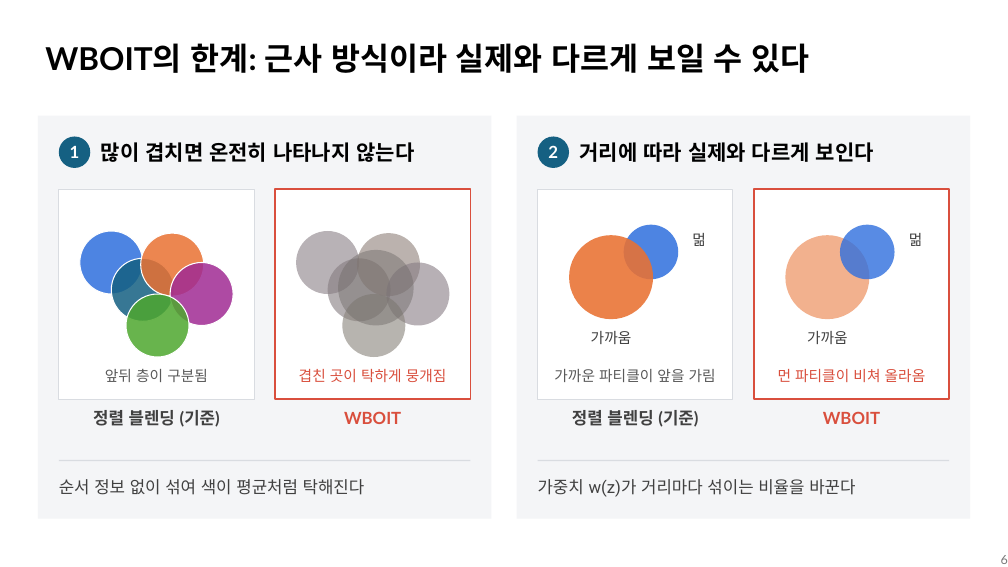
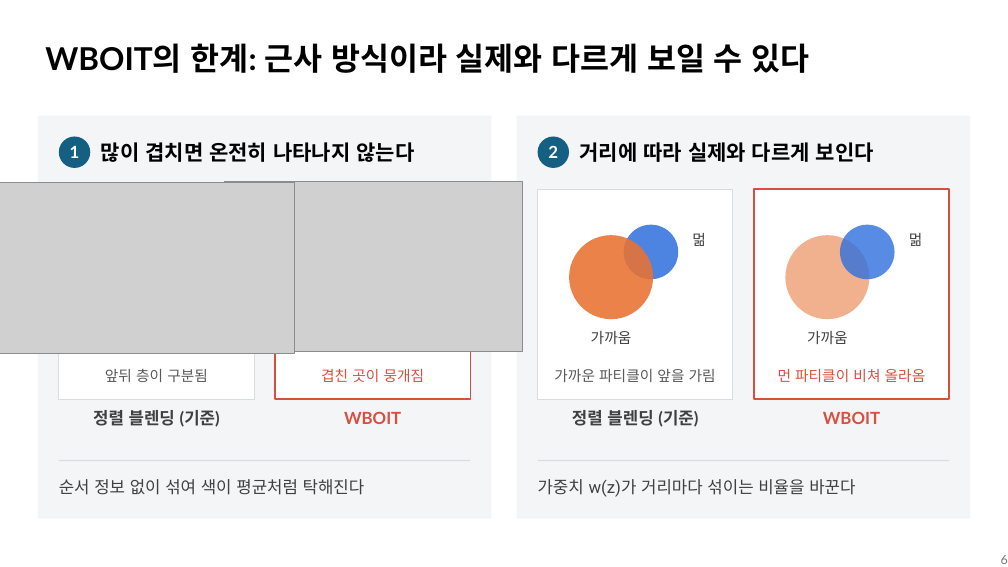
Before and after one commit to nyongnyon/Presentation-contents, a slide deck: slide 6 of 3주차 발표.pptx. Drawn at 1008x567 pixels with LibreOffice and Linux fonts; fonts in the diff are those of the drawing; grey boxes stand for pictures. Boxes give left, top, right and bottom in pixels: in the first picture for what was removed or moved away, otherwise in the second. Text is boxed around its words. In the diff, an @@ line names an element or a change of style, - is before the commit and + after.

```diff
--- a/3주차 발표.pptx
+++ b/3주차 발표.pptx
@@ picture added at (0,182,295,353) @@
@@ picture added at (225,181,523,352) @@
@@ ellipse removed at (80,231,143,294) @@
@@ ellipse removed at (141,233,203,296) @@
@@ ellipse removed at (296,231,359,294) @@
@@ ellipse removed at (357,233,420,296) @@
@@ ellipse removed at (111,259,174,321) @@
@@ ellipse removed at (170,262,233,325) @@
@@ ellipse removed at (327,259,390,321) @@
@@ ellipse removed at (338,250,414,326) @@
@@ ellipse removed at (386,262,449,325) @@
@@ ellipse removed at (126,294,189,357) @@
@@ ellipse removed at (343,294,405,357) @@
@@ text at (321,369,425,382): text changed @@
-겹친 곳이 탁하게 뭉개짐
+겹친 곳이 뭉개짐
```
Also in this commit, not shown: 2 other slides changed, 1 slide added.
